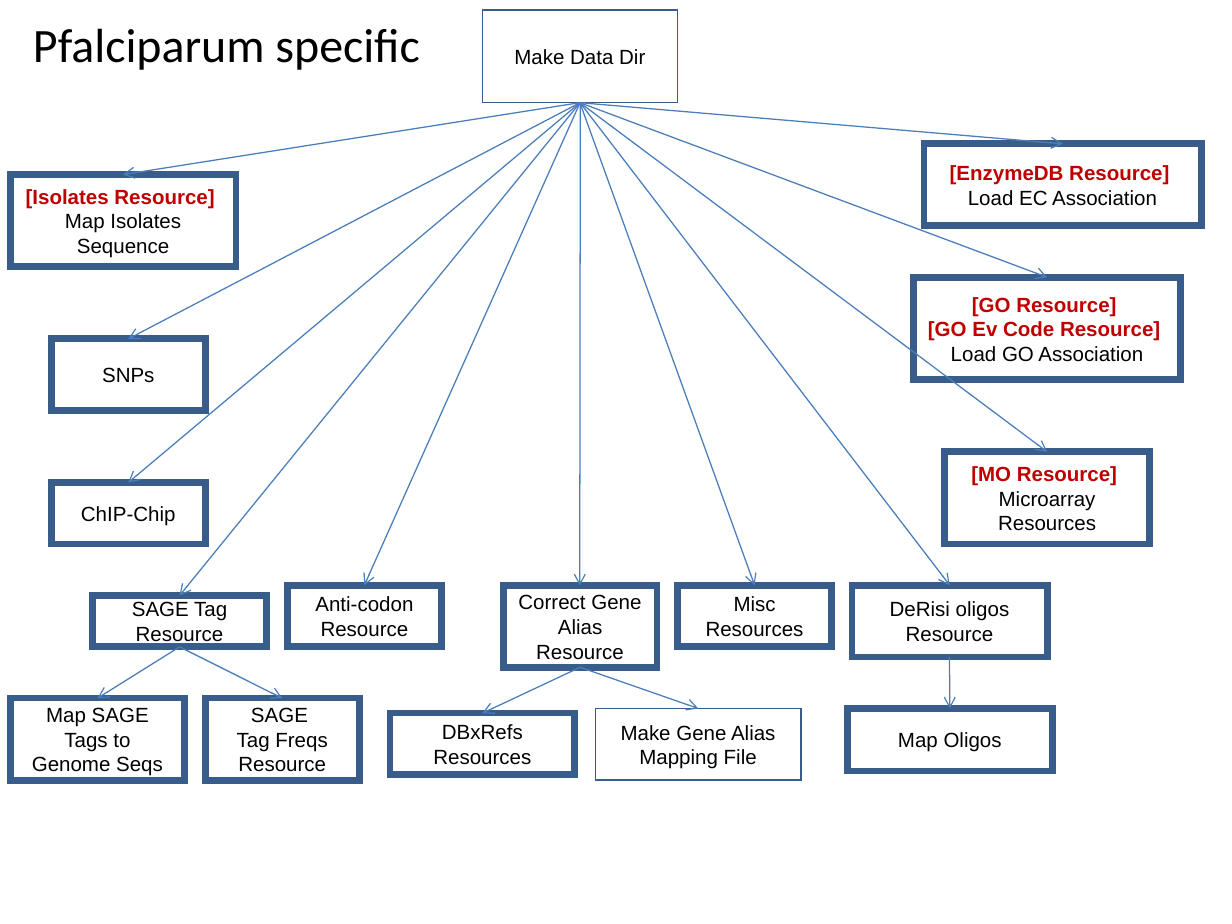
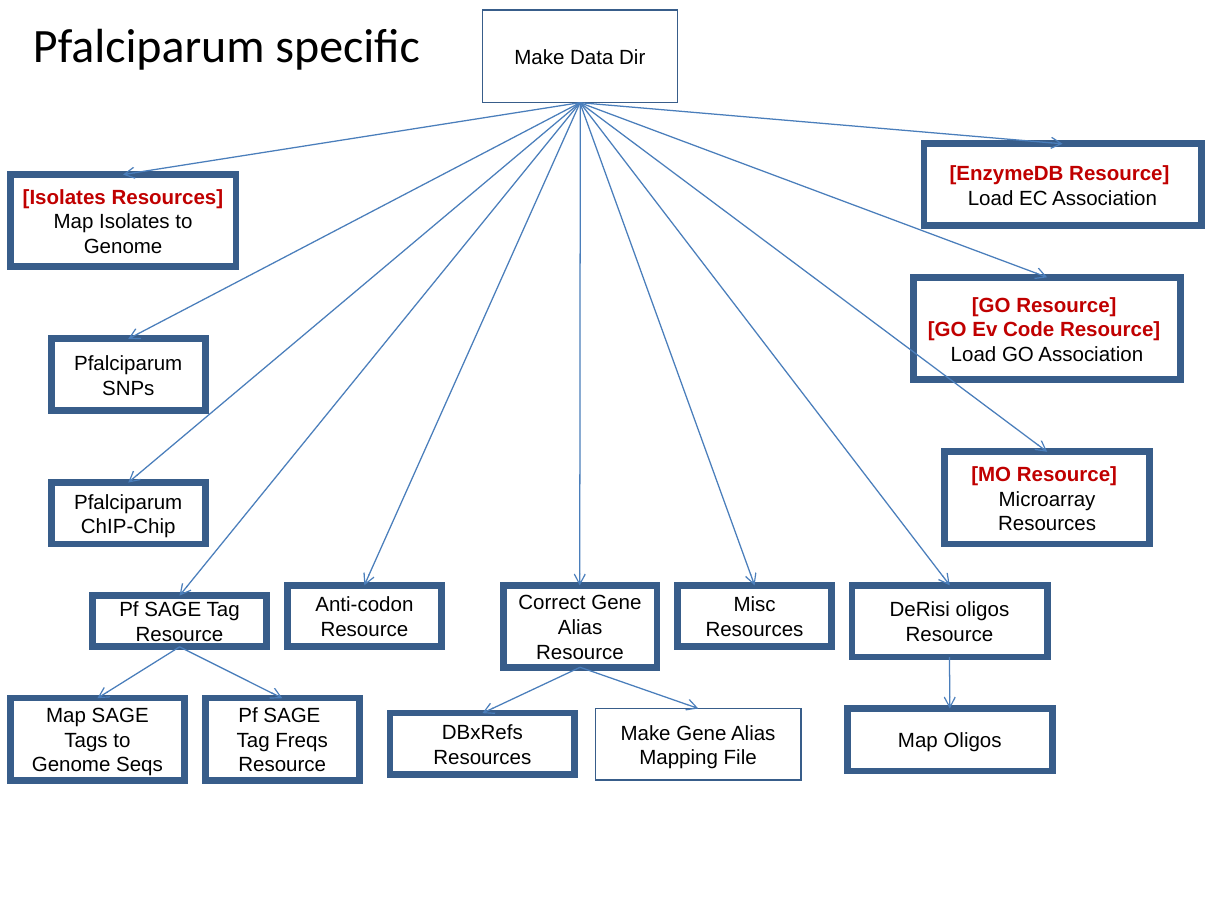
Before and after one commit to VEuPathDB/ApiCommonWorkflow, a slide deck: slide 10 of Main/doc/IntegratedWorkflow.ppt. Drawn at 1232x924 pixels with LibreOffice and Linux fonts; fonts in the diff are those of the drawing. Boxes give left, top, right and bottom in pixels: in the first picture for what was removed or moved away, otherwise in the second. Text is boxed around its words. In the diff, an @@ line names an element or a change of style, - is before the commit and + after.

```diff
--- a/Main/doc/IntegratedWorkflow.ppt
+++ b/Main/doc/IntegratedWorkflow.ppt
@@ text in rectangle at [23, 189, 224, 254]: text changed; text colour #000000 to #C00000; bold on @@
-[Isolates Resource]
-Map Isolates Sequence
+[Isolates Resources]
+Map Isolates to Genome
@@ text in rectangle at [74, 355, 182, 375]: paragraph added @@
+Pfalciparum
@@ text in rectangle at [74, 494, 182, 538]: text changed @@
-ChIP-Chip
+Pfalciparum ChIP-Chip
@@ text in rectangle at [119, 601, 240, 621]: text changed @@
-SAGE Tag
+Pf SAGE Tag
@@ text in rectangle at [238, 707, 320, 723]: text changed @@
-SAGE
+Pf SAGE
```
Also in this commit, not shown: 10 other slides changed.
